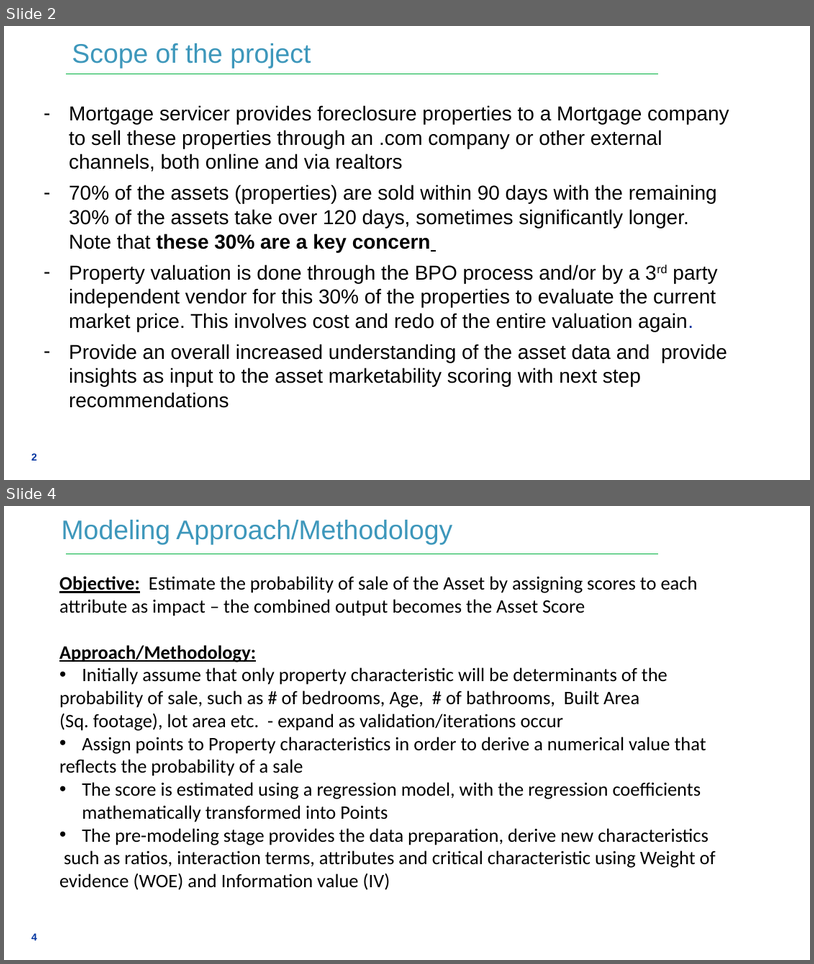
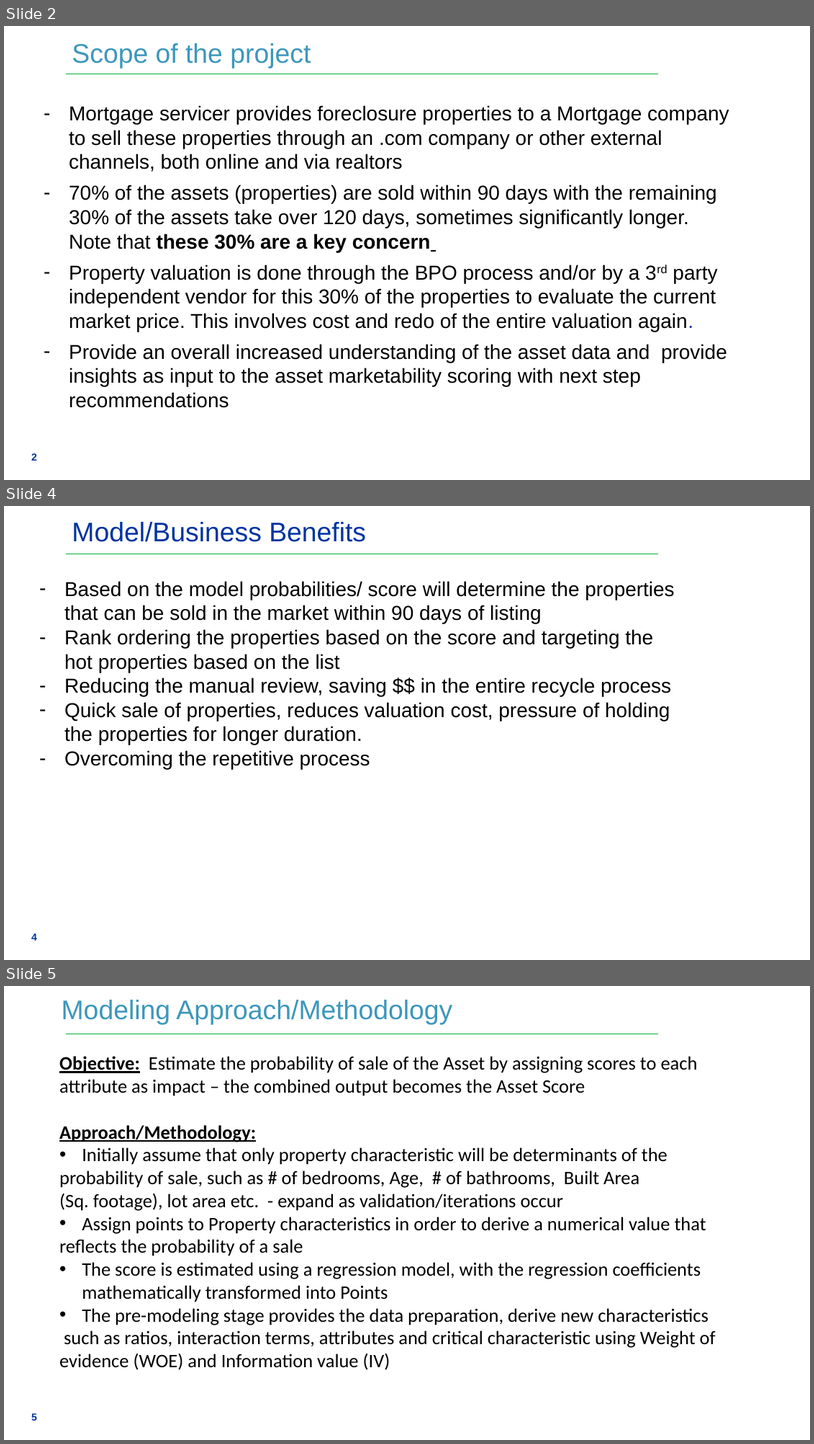
Before and after one commit to kmanivannan25/Capstone-Project-code, a slide deck: Capstone Project Presentation_Final.pptx. Shown one above the other, each under a label of ours: slides 2 and 4 before the commit, slides 2, 4 and 5 after it; the slides between them are not shown. The pictures are 814x964 and 814x1444 pixels, drawn with LibreOffice and Linux fonts; fonts in the diff are those of the drawing; background and template pictures are left out. Boxes give left, top, right and bottom in pixels: in the first picture for what was removed or moved away, otherwise in the second. Text is boxed around its words. In the diff, an @@ line names an element or a change of style, - is before the commit and + after.

```diff
--- a/Capstone Project Presentation_Final.pptx
+++ b/Capstone Project Presentation_Final.pptx
@@ slide 4 added at (x1=4, y1=506, x2=810, y2=960), background #FFFFFF; not listed: 1 template element that a slide beside it also shows @@
@@ title added at (x1=72, y1=522, x2=366, y2=542), 24 pt, text #0033A0 @@
+Model/Business Benefits
@@ text added at (x1=64, y1=581, x2=674, y2=769), 18 pt, text #000000 @@
+– Based on the model probabilities/ score will determine the properties that can be sold in the market within 90 days of listing
+– Rank ordering the properties based on the score and targeting the hot properties based on the list
+– Reducing the manual review, saving $$ in the entire recycle process
+– Quick sale of properties, reduces valuation cost, pressure of holding the properties for longer duration.
+– Overcoming the repetitive process
@@ page number added at (x1=31, y1=933, x2=37, y2=940), 9 pt, text #0033A0, bold @@
+4
@@ what was slide 4 is now slide 5 @@
@@ page number at (x1=31, y1=1413, x2=37, y2=1420): text changed @@
-4
+5
```
Also in this commit, not shown: 1 other slide added, 1 slide removed.
